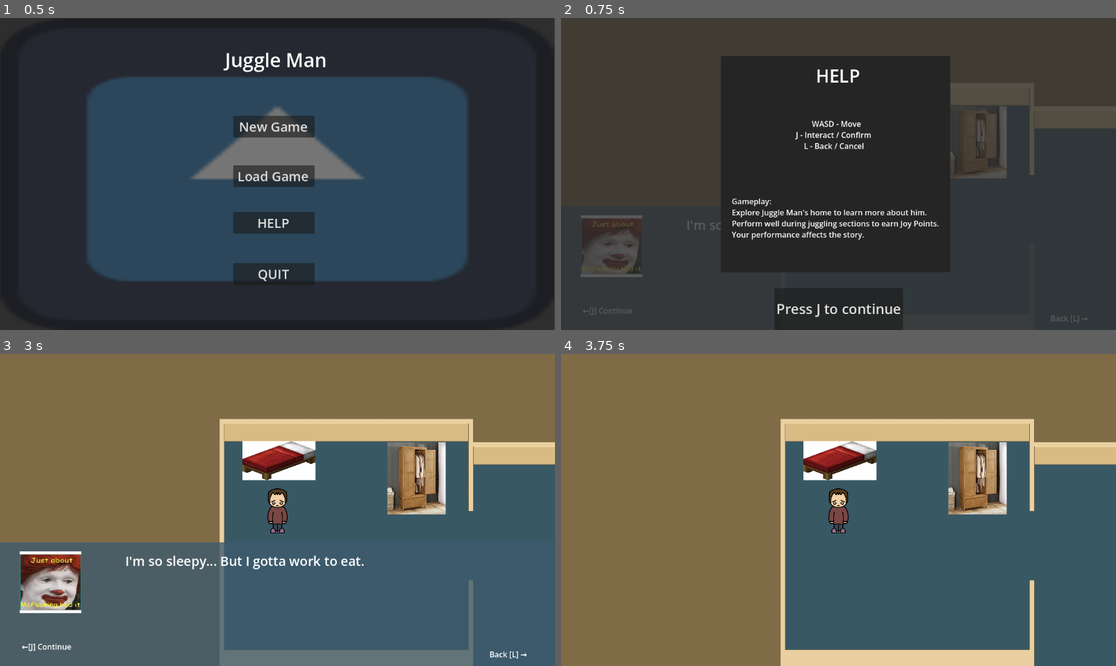
Above: before the commit, frames 1-4 (two rows, left to right).
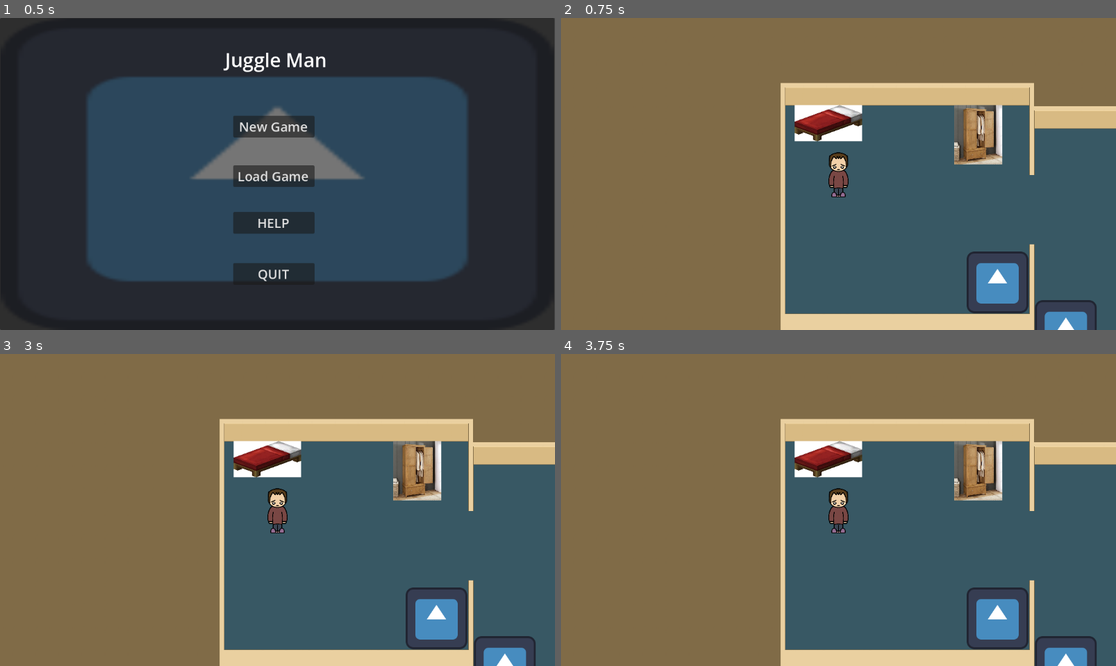
Above: after the commit, the same moments.

Repository: Isabelle1909/JuggleManMania
Game: Godot game, scene res://scenes/ui_scenes/MainMenu.tscn
The game is run twice, just before and just after one commit, with the same random seed, the same clock (stepped at 60 frames per second) and the same inputs. The engine's default icon, where the game draws it, is replaced by a stand-in: a white triangle on a blue panel in a dark square.
Inputs (mouse positions are in pixels of both pictures, inside the frame that each line leads up to):
- Up to frame 1 (0.5 s): no input
- Up to frame 2 (0.75 s): click "New Game" at 0.5 s
- Up to frame 3 (3 s): click (277, 644) at 1.25 s, where only the run before the commit has a clickable "Press J to continue"; click (277, 644) at 2 s, where only the run before the commit has a clickable "Press J to continue"; tap Enter at 2.75 s; hold D (move_right) from 2.78 s (still down); tap J (interact) at 2.85 s
- Up to frame 4 (3.75 s): tap Space at 3.5 s; release D (move_right) at 3.53 s; hold L (back) from 3.53 s (still down); tap J (interact) at 3.6 s

Frame 1 is identical in both runs. In frame 2, 98% of the frame differs, in the area x 0-100%, y 0-100%; in frame 3, 25%; in frame 4, 6.4%.

Commit message:
Update house.tscn

Diff:
--- a/juggle-man-mania-project/scenes/house_level/house.tscn
+++ b/juggle-man-mania-project/scenes/house_level/house.tscn
@@ -10,6 +10,7 @@
 [ext_resource type="Texture2D" uid="uid://b44su0sj6tt0c" path="res://assets/placeholder_assets/OIP-2236234873.jpg" id="8_eew2d"]
 [ext_resource type="Texture2D" uid="uid://dggo61m3s3re8" path="res://assets/placeholder_assets/door_placeholder.jpg" id="9_r1b7n"]
 [ext_resource type="PackedScene" uid="uid://effsrxenqkmr" path="res://scenes/ui_scenes/text_ui.tscn" id="10_cy5ox"]
+[ext_resource type="PackedScene" uid="uid://i5ot6tbllc4l" path="res://scenes/house_level/interactable.tscn" id="11_qf7xi"]
 
 [sub_resource type="RectangleShape2D" id="RectangleShape2D_bhgw4"]
 size = Vector2(113, 104)
@@ -27,7 +28,7 @@
 size = Vector2(132, 123)
 
 [sub_resource type="RectangleShape2D" id="RectangleShape2D_w4xns"]
-size = Vector2(132, 123)
+size = Vector2(132, 140.5)
 
 [node name="house" type="Node2D" unique_id=626814677]
 y_sort_enabled = true
@@ -50,7 +51,8 @@
 
 [node name="mirror" type="StaticBody2D" parent="key_interactables" unique_id=1406826812]
 y_sort_enabled = true
-position = Vector2(294, 472)
+position = Vector2(294, 457.535)
+scale = Vector2(0.67, 0.67)
 script = ExtResource("4_ivbvj")
 title = "mirror"
 
@@ -65,7 +67,8 @@
 
 [node name="bed" type="StaticBody2D" parent="key_interactables" unique_id=1265703226]
 y_sort_enabled = true
-position = Vector2(-45, -70)
+position = Vector2(-66.95, -72)
+scale = Vector2(0.925, 0.925)
 script = ExtResource("4_ivbvj")
 title = "bed"
 
@@ -80,7 +83,8 @@
 
 [node name="wardrobe" type="StaticBody2D" parent="key_interactables" unique_id=244664781]
 y_sort_enabled = true
-position = Vector2(271, -35)
+position = Vector2(271, -48.24)
+scale = Vector2(0.82, 0.82)
 script = ExtResource("4_ivbvj")
 title = "wardrobe"
 
@@ -96,6 +100,7 @@
 [node name="computer" type="StaticBody2D" parent="key_interactables" unique_id=662879841]
 y_sort_enabled = true
 position = Vector2(1146, 22)
+scale = Vector2(0.525, 0.525)
 script = ExtResource("4_ivbvj")
 title = "computer"
 
@@ -111,31 +116,33 @@
 [node name="front_door" type="StaticBody2D" parent="key_interactables" unique_id=1715739860]
 y_sort_enabled = true
 position = Vector2(725, 865)
+scale = Vector2(0.725, 0.725)
 script = ExtResource("4_ivbvj")
 title = "front_door"
 
 [node name="Sprite2D" type="Sprite2D" parent="key_interactables/front_door" unique_id=431918467]
-position = Vector2(0.999979, 17.000004)
+position = Vector2(-9.65516, 20.689642)
 scale = Vector2(0.27637136, 0.21905765)
 texture = ExtResource("9_r1b7n")
 
 [node name="CollisionShape2D" type="CollisionShape2D" parent="key_interactables/front_door" unique_id=764416197]
-position = Vector2(0.5, -0.5)
+position = Vector2(-9.655155, 1.3792933)
 shape = SubResource("RectangleShape2D_e5ov4")
 
 [node name="back_door" type="StaticBody2D" parent="key_interactables" unique_id=1488391012]
 y_sort_enabled = true
-position = Vector2(720, -88)
+position = Vector2(720, -70.24)
+scale = Vector2(0.64, 0.64)
 script = ExtResource("4_ivbvj")
 title = "back_door"
 
 [node name="Sprite2D" type="Sprite2D" parent="key_interactables/back_door" unique_id=343310845]
-position = Vector2(1, -18.000006)
-scale = Vector2(0.2943038, 0.22398031)
+position = Vector2(1, 11.468742)
+scale = Vector2(0.2943038, 0.1410865)
 texture = ExtResource("9_r1b7n")
 
 [node name="CollisionShape2D" type="CollisionShape2D" parent="key_interactables/back_door" unique_id=789565538]
-position = Vector2(0.5, -0.5)
+position = Vector2(0.5, 8.25)
 shape = SubResource("RectangleShape2D_w4xns")
 
 [node name="player" parent="." unique_id=1271940088 instance=ExtResource("3_cyy7t")]
@@ -143,3 +150,33 @@
 position = Vector2(-23, 46)
 
 [node name="text_ui" parent="." unique_id=1281821818 instance=ExtResource("10_cy5ox")]
+visible = false
+
+[node name="interactables" type="Node2D" parent="." unique_id=1655120772]
+
+[node name="couch" parent="interactables" unique_id=2026339628 instance=ExtResource("11_qf7xi")]
+position = Vector2(1021, 436)
+
+[node name="tv" parent="interactables" unique_id=2093765845 instance=ExtResource("11_qf7xi")]
+position = Vector2(1312, 436)
+
+[node name="fridge" parent="interactables" unique_id=1020696720 instance=ExtResource("11_qf7xi")]
+position = Vector2(1265, 799)
+
+[node name="oven" parent="interactables" unique_id=1348045293 instance=ExtResource("11_qf7xi")]
+position = Vector2(1120, 799)
+
+[node name="messy_desk" parent="interactables" unique_id=129350285 instance=ExtResource("11_qf7xi")]
+position = Vector2(1049, 60)
+
+[node name="bookshelf" parent="interactables" unique_id=984673212 instance=ExtResource("11_qf7xi")]
+position = Vector2(449, 372)
+
+[node name="dirty_laundry" parent="interactables" unique_id=356240898 instance=ExtResource("11_qf7xi")]
+position = Vector2(307, 271)
+
+[node name="toilet" parent="interactables" unique_id=1582044579 instance=ExtResource("11_qf7xi")]
+position = Vector2(-69, 802)
+
+[node name="shower" parent="interactables" unique_id=164719141 instance=ExtResource("11_qf7xi")]
+position = Vector2(-70, 492)
